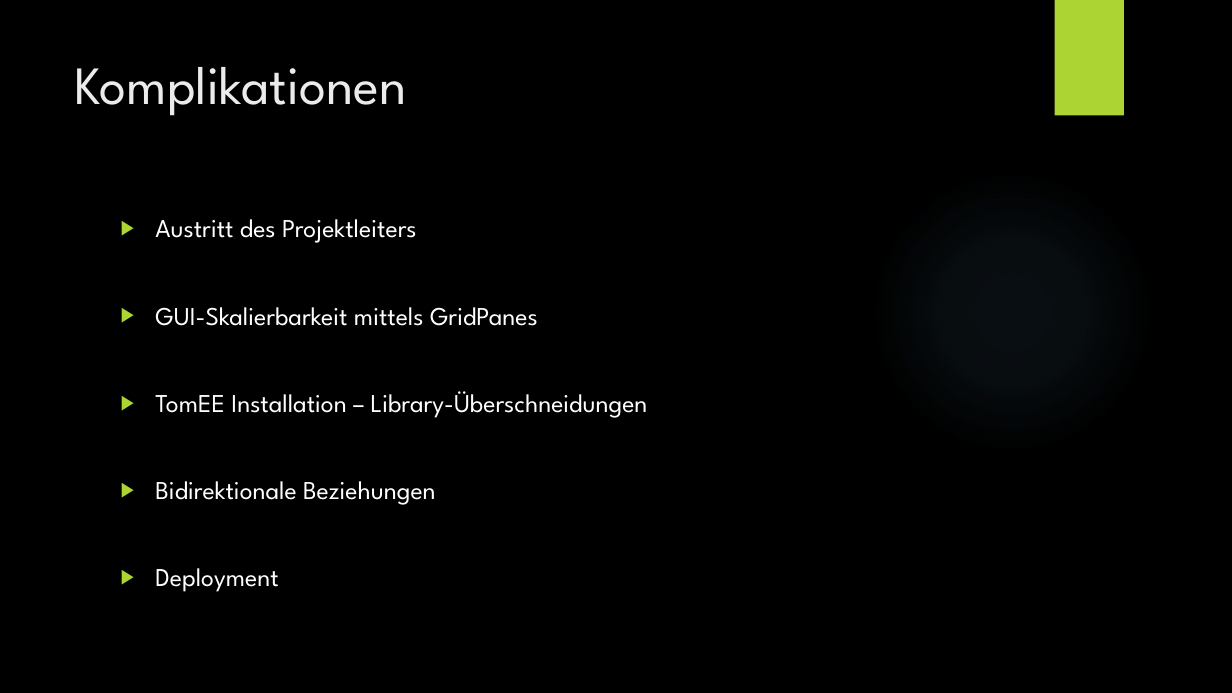
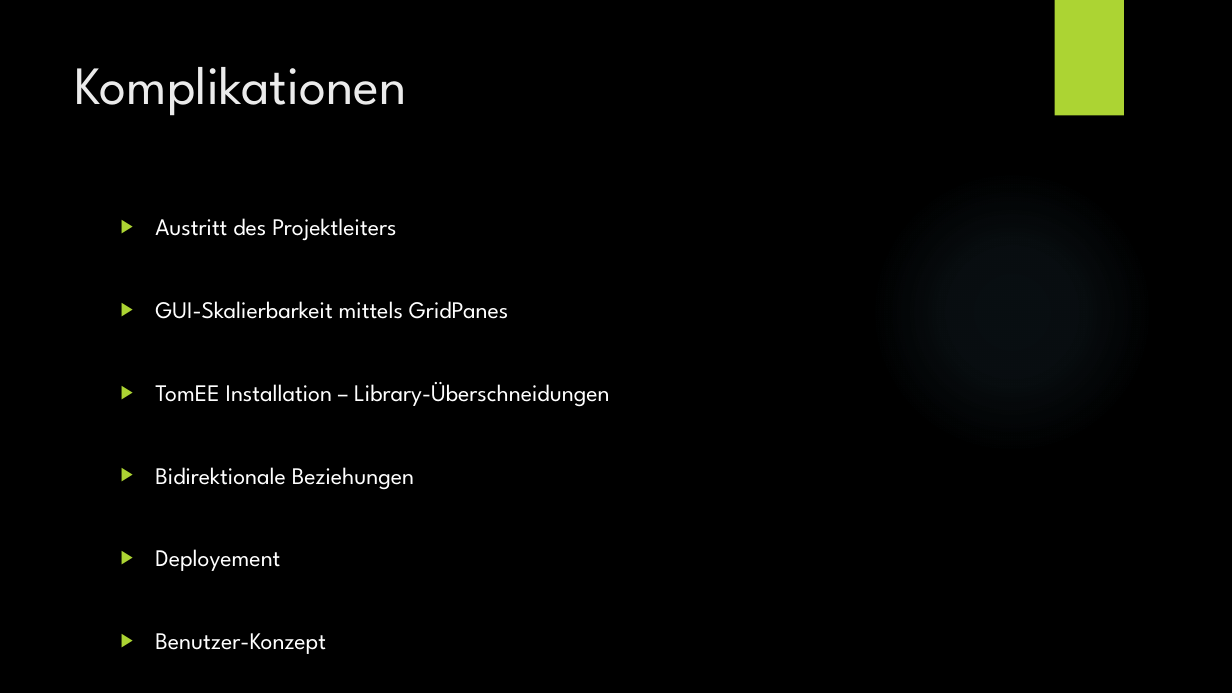
Before and after one commit to lucakuendig/INM21_Group_B, a slide deck: slide 12 of 06_Praesentation/Praesentation_Mangel_Manager.pptx. Drawn at 1232x693 pixels with LibreOffice and Linux fonts; fonts in the diff are those of the drawing; background and template pictures are left out. Boxes give left, top, right and bottom in pixels: in the first picture for what was removed or moved away, otherwise in the second. Text is boxed around its words. In the diff, an @@ line names an element or a change of style, - is before the commit and + after.

Commit message:
Updated Präsi Komplikation

```diff
--- a/06_Praesentation/Praesentation_Mangel_Manager.pptx
+++ b/06_Praesentation/Praesentation_Mangel_Manager.pptx
@@ text at (155, 218, 610, 490): size 20 to 18.5 pt in "Austritt des Projektleiters", "GUI-Skalierbarkeit mittels GridPanes", "TomEE Installation – Library-Überschneidungen", "Bidirektionale Beziehungen" @@
@@ text at (155, 549, 326, 654): text changed; size 20 to 18.5 pt @@
-▶ Deployment
+▶ Deployement
+▶ Benutzer-Konzept
```
